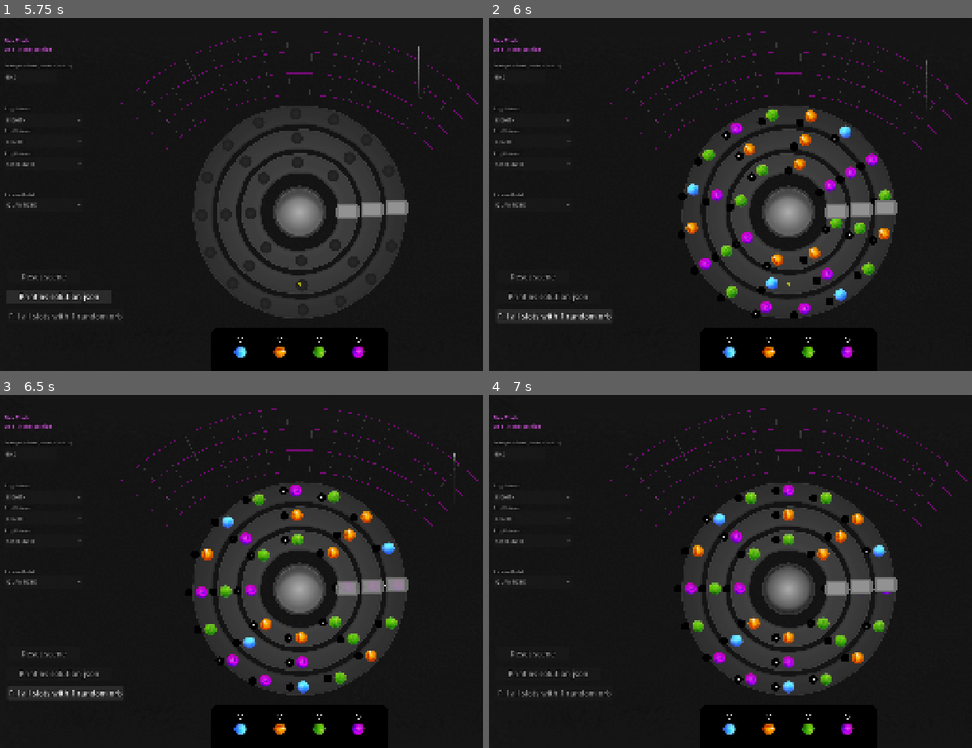
Above: before the commit, frames 1-4 (two rows, left to right).
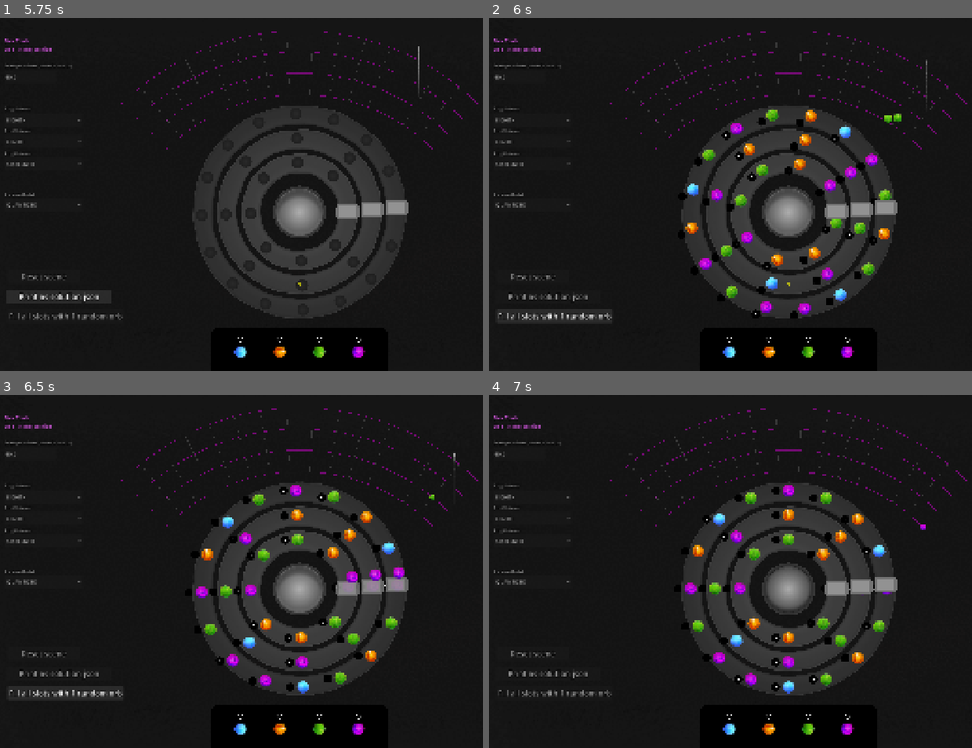
Above: after the commit, the same moments.

Repository: Senzameta-Games/igcc-jam-2026
Game: Godot game, scene res://core/main.tscn
Two runs of this game, one before a commit and one after it. Both use one fixed random seed, a clock stepped at 60 frames per second and the inputs below.
Inputs (mouse positions are in pixels of both pictures, inside the frame that each line leads up to):
- Up to frame 1 (5.75 s): click (299, 212) at 0.5 s; click "QUARTER" at 1.25 s; click "EIGHTH" at 2 s; click "EIGHTH" at 2.75 s; click "SIXTEENTH" at 3.5 s; click "QUANTIZED" at 4.25 s; click "Print as solution json" at 5 s
- Up to frame 2 (6 s): click "Fill all slots with 1 random …" at 5.75 s
- Up to frame 3 (6.5 s): no input
- Up to frame 4 (7 s): click (788, 589) at 6.5 s

Frame 1 is identical in both runs. In frame 2, less than 0.1% of the frame differs, in the area x 81-86%, y 27-30%; in frame 3, 0.2%, in the area x 71-90%, y 28-54%; in frame 4, less than 0.1%.
Error before the commit: Cannot call method 'get_children' on a null value. (res://core/entities/sequencer/sequencer.gd:79)

Commit message:
Sky layer exists, piano roll -> Main
- Skylayer is a new node in Main that the Piano Roll has been parented to. This way, when the SkyLayer rotates, the piano roll and solution key will rotate with it out of frame.
- Fixed a bug, missing signal connection for focus_exited on the BPM field in dev tools.
- Adjusted main and sequencer scripts to move/replace references
- Added public method to get BPM from the sequencer

Diff:
--- a/core/entities/sequencer/sequencer.gd
+++ b/core/entities/sequencer/sequencer.gd
@@ -3,6 +3,8 @@
 
 ## Sequencer owns BPM and all ring rotation state.
 ## Rings are passive. They receive rot_t each frame and apply it.
+
+signal note_triggered(orb_id: Orb.OrbType, texture: Texture2D, from_position: Vector2, tick: int)
 
 enum RotationModel { QUANTIZED, CUSTOM }
 
@@ -17,11 +19,8 @@
 ## [1.0, 1.0, 1.0] is the same as QUANTIZED.
 @export var custom_multipliers: Array[float] = [1.0, 1.0, 1.0]
 
-@onready var _piano_roll: PianoRoll = $PianoRoll
 @onready var _button: Button = $StartStop/Button
 @onready var _rings_container: Node2D = $Rings
-@onready var _detectors: Node2D = $Detectors
-@onready var _feedback: Node2D = $DetectionFeedback
 
 # Dev tools
 @onready var _tools: Control = $Tools
@@ -35,8 +34,6 @@
 @onready var _export: Button = $Tools/Export
 @onready var _fill_slots: Button = $Tools/FillSlots
 
-const ORB_TRAIL_SCENE: PackedScene = preload("res://core/entities/orbs/orb_trail.tscn")
-
 var _rings: Array[Ring] = []
 var _rotations: Array[float] = [0.0, 0.0, 0.0]
 var _resetting: bool = false
@@ -60,15 +57,12 @@
 		if ring == null:
 			continue
 		_rings.append(ring)
+		ring.note_triggered.connect(_on_ring_note_triggered)
 	_rings.sort_custom(func(a: Ring, b: Ring) -> bool:
 		return a.ring_index < b.ring_index
 	)
 	_setup_dev_tools()
 
-## Called by Main after Tray is ready. Must be called before playback.
-func setup(tray: Tray) -> void:
-	_piano_roll.setup(tray)
-
 func inject_hand(hand: Hand) -> void:
 	var controller := _button as PlaybackButton
 	if controller == null:
@@ -76,11 +70,10 @@
 	controller.connect_hand(hand)
 	for ring: Ring in _rings:
 		ring.connect_hand_to_slot(hand)
-	for child: Node in _detectors.get_children():
-		var detector := child as Detector
-		if detector == null:
-			continue
-		detector.orb_passed.connect(_on_orb_passed)
+
+## Returns the current BPM measure duration in seconds. Used by Main for trail timing.
+func get_measure_duration() -> float:
+	return (60.0 / bpm) * BEATS_PER_MEASURE
 
 func _physics_process(delta: float) -> void:
 	if not Playback.is_playing:
@@ -136,34 +129,29 @@
 func _on_playback_stopped() -> void:
 	_resetting = true
 
-func _on_orb_passed(orb_id: Orb.OrbType, texture: Texture2D, from_position: Vector2, ring_idx: int) -> void:
+func _on_ring_note_triggered(orb_id: Orb.OrbType, texture: Texture2D, from_position: Vector2, ring_index: int) -> void:
 	_pending.append({
 		"orb_id": orb_id,
 		"texture": texture,
 		"from": from_position,
-		"ring_idx": ring_idx,
+		"ring_idx": ring_index,
 		"tick": _current_tick
 	})
 	if not _process_queued:
 		_process_queued = true
-		call_deferred("_process_pending")
-
-func _process_pending() -> void:
+		call_deferred("_flush_pending")
+
+func _flush_pending() -> void:
 	_process_queued = false
 	_pending.sort_custom(func(a: Dictionary, b: Dictionary) -> bool:
 		return a.ring_idx < b.ring_idx
 	)
 	for entry: Dictionary in _pending:
-		var target: Vector2 = _piano_roll.get_cell_position(entry.tick, entry.orb_id)
-		var trail := ORB_TRAIL_SCENE.instantiate() as OrbTrail
-		_feedback.add_child(trail)
-		trail.setup(entry.texture, entry.from, target)
-		var captured_id: Orb.OrbType = entry.orb_id
-		var captured_texture: Texture2D = entry.texture
-		var captured_tick: int = entry.tick
-		var measure_duration: float = (60.0 / bpm) * BEATS_PER_MEASURE
-		trail.arrived.connect(func() -> void:
-			_piano_roll.receive_orb(captured_id, captured_texture, captured_tick, measure_duration)
+		note_triggered.emit(
+			entry.orb_id as Orb.OrbType,
+			entry.texture as Texture2D,
+			entry.from as Vector2,
+			entry.tick as int
 		)
 	_pending.clear()
 
@@ -199,6 +187,7 @@
 
 func _setup_dev_tools() -> void:
 	_bpm_field.text = str(bpm)
+	_bpm_field.focus_exited.connect(_on_bpm_committed)
 
 	var interval_buttons: Array[OptionButton] = [
 		_ring0_interval, _ring1_interval, _ring2_interval
--- a/core/entities/sequencer/sequencer.tscn
+++ b/core/entities/sequencer/sequencer.tscn
@@ -6,7 +6,6 @@
 [ext_resource type="PackedScene" uid="uid://kuho8o104lte" path="res://core/entities/rings/ring-225r.tscn" id="3_rlxeh"]
 [ext_resource type="PackedScene" uid="uid://uf27xxyxu3to" path="res://core/entities/rings/ring-300r.tscn" id="4_pw2oc"]
 [ext_resource type="PackedScene" uid="uid://dp33fjwy0hngv" path="res://core/entities/detector/detector.tscn" id="6_pw2oc"]
-[ext_resource type="PackedScene" uid="uid://cwni48dewkaeh" path="res://core/entities/piano_roll/piano_roll.tscn" id="7_rlxeh"]
 
 [node name="Sequencer" type="Node2D" unique_id=1975801920]
 script = ExtResource("1_7ojyt")
@@ -33,31 +32,12 @@
 
 [node name="Detector2" parent="Rings/Ring2" unique_id=1481402410 instance=ExtResource("6_pw2oc")]
 position = Vector2(297, -14)
-
-[node name="DetectionFeedback" type="Node2D" parent="." unique_id=1843269302]
 
 [node name="StartStop" parent="." unique_id=1939683072 instance=ExtResource("2_ee14c")]
 offset_left = 880.0
 offset_top = 514.0
 offset_right = 1040.0
 offset_bottom = 674.0
-
-[node name="PianoRoll" parent="." unique_id=890019107 instance=ExtResource("7_rlxeh")]
-anchors_preset = 0
-anchor_left = 0.0
-anchor_top = 0.0
-anchor_right = 0.0
-anchor_bottom = 0.0
-offset_left = 461.0
-offset_top = 64.0
-offset_right = 461.0
-offset_bottom = 64.0
-grow_horizontal = 1
-grow_vertical = 1
-fan_radius_inner = 580.0
-fan_radius_outer = 775.0
-fan_angle_span = 90.0
-fan_origin = Vector2(500, 750)
 
 [node name="Tools" type="Control" parent="." unique_id=616792806]
 layout_mode = 3
--- a/core/main.gd
+++ b/core/main.gd
@@ -1,17 +1,32 @@
 extends Node2D
 
 @onready var _hand: Hand = $Hand
-@onready var _sequencer: Node2D = $Sequencer
+@onready var _sequencer: Sequencer = $Sequencer
+@onready var _tray: Tray = $Tray
+@onready var _piano_roll: PianoRoll = $SkyLayer/PianoRoll
+@onready var _feedback: Node2D = $DetectionFeedback
 @onready var _background: Sprite2D = $Background
-@onready var _tray: Tray = $Tray
+
+const ORB_TRAIL_SCENE: PackedScene = preload("res://core/entities/orbs/orb_trail.tscn")
 
 func _ready() -> void:
 	_background.position = get_viewport_rect().size / 2
 	await get_tree().process_frame
-	_sequencer.setup(_tray)
+	_piano_roll.setup(_tray)
 	_sequencer.inject_hand(_hand)
 	_tray.connect_hand(_hand)
+	_sequencer.note_triggered.connect(_on_note_triggered)
 
-func _input(InputEvent) -> void:
+func _on_note_triggered(orb_id: Orb.OrbType, texture: Texture2D, from_position: Vector2, tick: int) -> void:
+	var target: Vector2 = _piano_roll.get_cell_position(tick, orb_id)
+	var trail := ORB_TRAIL_SCENE.instantiate() as OrbTrail
+	_feedback.add_child(trail)
+	trail.setup(texture, from_position, target)
+	var measure_duration: float = _sequencer.get_measure_duration()
+	trail.arrived.connect(func() -> void:
+		_piano_roll.receive_orb(orb_id, texture, tick, measure_duration)
+	)
+
+func _input(_event: InputEvent) -> void:
 	if Input.is_action_just_pressed("dev_quit"):
 		get_tree().quit()
--- a/core/main.tscn
+++ b/core/main.tscn
@@ -5,6 +5,7 @@
 [ext_resource type="PackedScene" uid="uid://c1ycavhb8bwf4" path="res://core/entities/hand/hand.tscn" id="2_csopv"]
 [ext_resource type="Texture2D" uid="uid://btsf1af05yisx" path="res://core/assets/background/background.png" id="2_r77kf"]
 [ext_resource type="PackedScene" uid="uid://ci2o1mwtub86j" path="res://core/entities/tray/tray.tscn" id="5_xa854"]
+[ext_resource type="PackedScene" uid="uid://cwni48dewkaeh" path="res://core/entities/piano_roll/piano_roll.tscn" id="6_kagtj"]
 
 [node name="Main" type="Node2D" unique_id=1746196733]
 script = ExtResource("1_csopv")
@@ -22,3 +23,24 @@
 [node name="Tray" parent="." unique_id=835271133 instance=ExtResource("5_xa854")]
 position = Vector2(960, 1068)
 rotation = 1.5707964
+
+[node name="DetectionFeedback" type="Node2D" parent="." unique_id=1631393910]
+
+[node name="SkyLayer" type="Node2D" parent="." unique_id=1703590390]
+
+[node name="PianoRoll" parent="SkyLayer" unique_id=890019107 instance=ExtResource("6_kagtj")]
+anchors_preset = 0
+anchor_left = 0.0
+anchor_top = 0.0
+anchor_right = 0.0
+anchor_bottom = 0.0
+offset_left = 461.0
+offset_top = 64.0
+offset_right = 461.0
+offset_bottom = 64.0
+grow_horizontal = 1
+grow_vertical = 1
+fan_radius_inner = 580.0
+fan_radius_outer = 775.0
+fan_angle_span = 90.0
+fan_origin = Vector2(500, 750)
